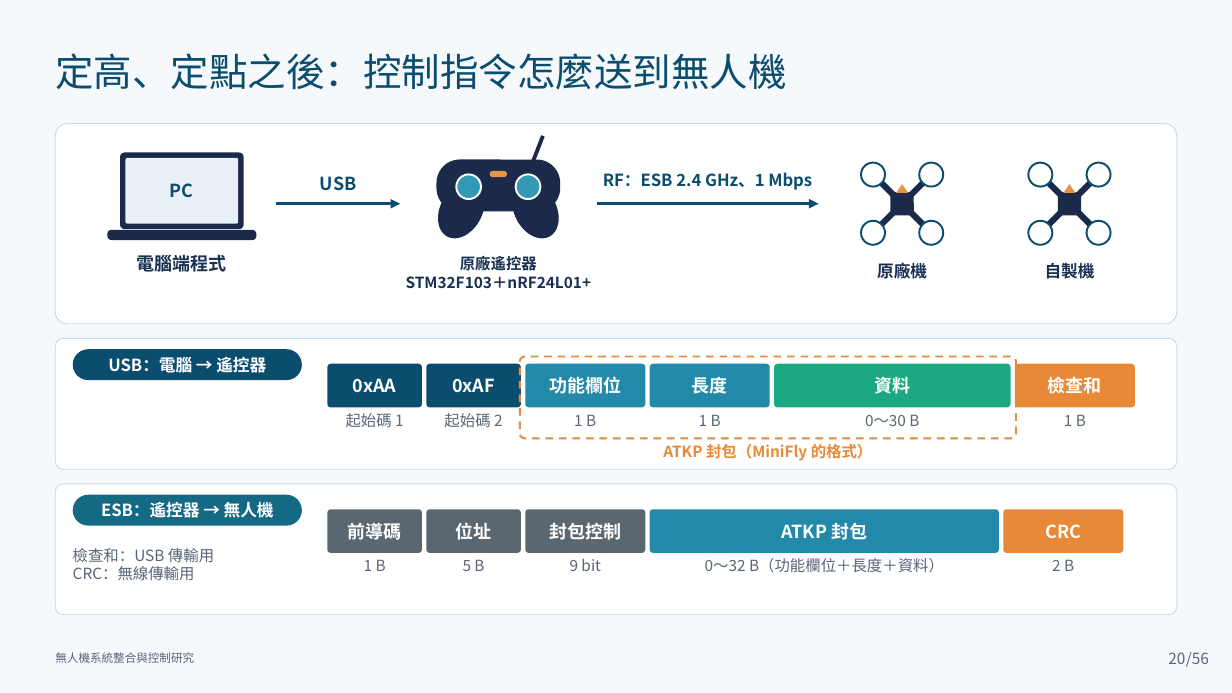
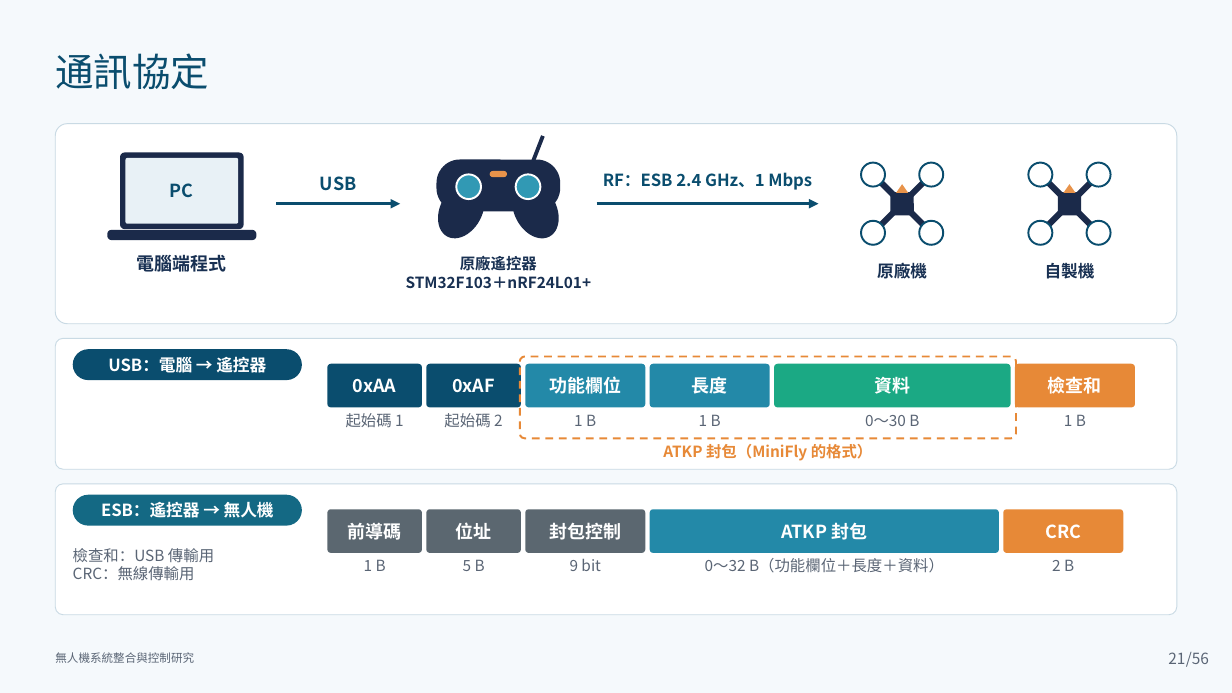
Before and after one commit to lingken1028/-, a slide deck: slide 21 of 無人機系統整合與控制研究_口試簡報 (2).pptx (slide 20 before the commit). Drawn at 1232x693 pixels with LibreOffice and Linux fonts; fonts in the diff are those of the drawing. Boxes give left, top, right and bottom in pixels: in the first picture for what was removed or moved away, otherwise in the second. Text is boxed around its words. In the diff, an @@ line names an element or a change of style, - is before the commit and + after.

```diff
--- a/無人機系統整合與控制研究_口試簡報 (2).pptx
+++ b/無人機系統整合與控制研究_口試簡報 (2).pptx
@@ text at bbox=[55, 53, 209, 89]: text changed @@
-定高、定點之後：控制指令怎麼送到無人機
+通訊協定
@@ page number at bbox=[1168, 652, 1185, 664]: text changed @@
-20
+21
```
Also in this commit, not shown: 25 other slides changed, 2 slides added.
